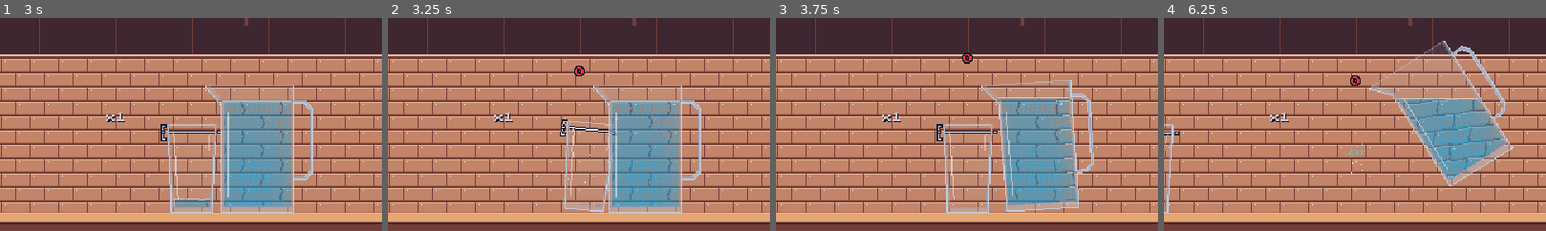
Above: before the commit, frames 1-4 (left to right).
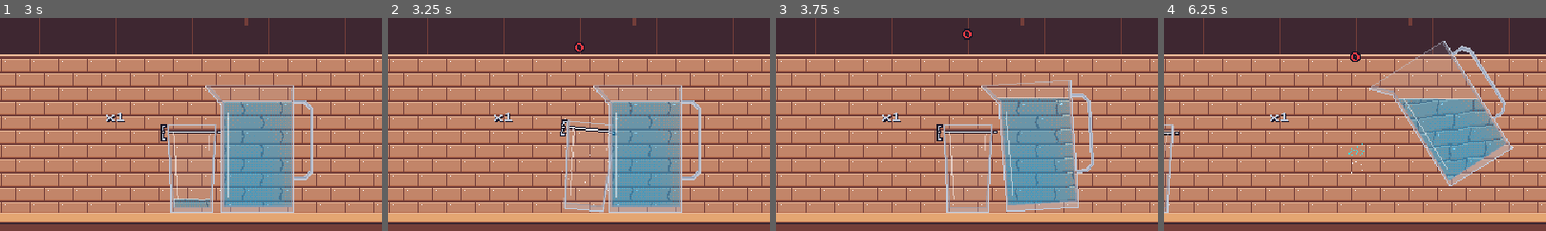
Above: after the commit, the same moments.

Repository: mihai-molnar/pour-game
Game: Godot game, scene res://main.tscn
The game is run twice, just before and just after one commit, with the same random seed, the same clock (stepped at 60 frames per second) and the same inputs.
Inputs:
- Up to frame 1 (3 s): tap Space at 0.77, 1.52 s; hold Down 1.28-2.03 s
- Up to frame 2 (3.25 s): tap Space at 3.02 s
- Up to frame 3 (3.75 s): hold Down from 3.53 s (still down)
- Up to frame 4 (6.25 s): tap Space at 3.77, 4.52, 6.02 s; release Down at 5.78 s
The pictures show only the part of the screen within x 15-65%, y 33-83%; the shares and areas given below are measured in that part.

Frame 1 is identical in both runs. In frame 2, 0.2% of the frame differs, in the area x 48-52%, y 11-28%; in frame 3, 0.2%, in the area x 48-52%, y 4-22%; in frame 4, 0.2%.

Commit message:
tune: wine pour and autopilot release from the sweep; fixes found while tuning
wine.tres: stream_speed_k 5 → 3, pour_tilt_speed_deg 15 → 5,
max_flow 1500 → 1000 (the bottle's accumulated excess shot the jet past
the glass; near the line the fill now moves 12.1 %/0.2 s, water 9.8),
pourer_glass_color alpha 0.35 → 0.2 (wine in the bottle read brown).
Full-bottle nearest-line row: 2.00 s, -3.7 %, after_release 15.6 %,
settle 0.88 s, no spill (water: 3.00 s).

Autopilot release_at wine 0.86 (the plan's formula double-counted liquid
in the air and gave 0.71, which underfilled to MISS).

Fixes: Pourer.reset() returns the pourer home (a reset mid-arrival left a
replaced bottle off-screen, so sweep rows poured onto the counter);
bubbles pop at the wall where a bowl narrows toward the rim (they escaped
the wine glass); --sweep's spilled column is per row; check_bubbles seeds
its visual randomness. Cork drawn BROWN (CLAY matched the brick wall);
POPUP_POS moved up 20 px to clear the held bottle's neck.

Co-Authored-By: Claude Opus 5.5 <noreply@anthropic.com>

Diff:
--- a/autopilot.gd
+++ b/autopilot.gd
@@ -6,7 +6,7 @@
 
 ## Release DOWN when this share of the target is in the glass or the air, per
 ## drink id — the lower the line, the bigger the overshoot's share of the target.
-var release_at := {&"water": 0.86, &"wine": 0.75}
+var release_at := {&"water": 0.86, &"wine": 0.86}
 var _released := false
 
 
--- a/drinks/wine.tres
+++ b/drinks/wine.tres
@@ -16,12 +16,13 @@
 good_coins_min = 3
 pourer_interior = PackedVector2Array(0, 0, 6, 0, 6, 24, 23, 38, 23, 148, -17, 148, -17, 38, 0, 24)
 pourer_outer = PackedVector2Array(-2, -1, 8, -1, 8, 23, 25, 37, 25, 151, -19, 151, -19, 37, -2, 23)
-pourer_glass_color = Color(0.14902, 0.360784, 0.258824, 0.35)
+pourer_glass_color = Color(0.14902, 0.360784, 0.258824, 0.2)
 spout_dir = Vector2(0, -1)
 pourer_offset = Vector2(12, -116)
 pourer_rest_deg = 55.0
 refill_style = 1
 max_tilt_deg = 100.0
 rest_bounce = 0.1
-pour_tilt_speed_deg = 15.0
-max_flow = 1500.0
+pour_tilt_speed_deg = 5.0
+max_flow = 1000.0
+stream_speed_k = 3.0
--- a/effects.gd
+++ b/effects.gd
@@ -41,7 +41,7 @@
 
 ## A popped cork flying off along `velocity`, plus a little spray of `spray` drops.
 func cork(at: Vector2, velocity: Vector2, spray: Color) -> void:
-	_add(at, velocity, 2.0, Vector2(4, 3), Palette.CLAY, GRAVITY)
+	_add(at, velocity, 2.0, Vector2(4, 3), Palette.BROWN, GRAVITY)
 	for i in 4:
 		_add(at, velocity.rotated(randf_range(-0.6, 0.6)) * randf_range(0.3, 0.6), 0.4, Vector2.ONE, spray, GRAVITY)
 
--- a/glass.gd
+++ b/glass.gd
@@ -337,7 +337,8 @@
 		if _inside(wobbled, b.y):
 			b.x = wobbled
 		var c := clampi(floori(b.x) - _x0, 0, n - 1)
-		if volume < 0.5 or b.y <= _surface_local(c) + 1.0:
+		# It pops at the surface, or at the wall where a bowl narrows toward the rim.
+		if volume < 0.5 or b.y <= maxf(_surface_local(c), float(_col_top[c])) + 1.0:
 			_bubbles.remove_at(i)
 		else:
 			_bubbles[i] = b
--- a/main.gd
+++ b/main.gd
@@ -23,7 +23,7 @@
 const LAST_CALL_IDLE := 3.0
 ## A glass counts as touched once it holds this share of its capacity; less can't be served.
 const ACTIVE_SHARE := 0.01
-const POPUP_POS := Vector2(256, 168)
+const POPUP_POS := Vector2(256, 148)
 const STREAK_POS := Vector2(184, 196)
 const AUTOPLAY_SUMMARY_WAIT := 1.5
 const HINT := "HOLD DOWN: POUR   SPACE: SERVE   F1: DEBUG"
@@ -334,6 +334,7 @@
 		var h := 0.6
 		while h <= 4.61:
 			stream.clear()
+			stream.spilled = 0.0  # per row: stream.clear() keeps the running total
 			glass.reset()
 			pourer.reset(fill)
 			var t := 0.0
--- a/pourer.gd
+++ b/pourer.gd
@@ -90,7 +90,8 @@
 	reset()
 
 
-## At its rest angle, still, not refilling or arriving, holding `fill` × full_volume.
+## At home and its rest angle, still, not refilling or arriving, holding
+## `fill` × full_volume.
 func reset(fill := 1.0) -> void:
 	tilt = 0.0
 	tilt_vel = 0.0
@@ -103,6 +104,7 @@
 	corked = false
 	_refill_t = -1.0
 	_arrive_t = -1.0
+	position = home
 	rotation = -_rest()
 	_apply_lean(0.0)
 	_update_surface()
@@ -400,5 +402,5 @@
 	ci.draw_rect(Rect2(lip.floor(), Vector2.ONE), Palette.WHITE)
 	if corked:
 		var m := _mouth()
-		ci.draw_rect(Rect2(m.x + 1.0, -3.0, m.y - 2.0, 5.0), Palette.CLAY)
+		ci.draw_rect(Rect2(m.x + 1.0, -3.0, m.y - 2.0, 5.0), Palette.BROWN)
 		ci.draw_rect(Rect2(m.x + 1.0, -3.0, m.y - 2.0, 1.0), Palette.TAN)
--- a/tools/checks/check_bubbles.gd
+++ b/tools/checks/check_bubbles.gd
@@ -11,6 +11,7 @@
 	var checked := 0
 	var bad := 0
 	var worst := ""
+	seed(2)  # bubbles are visual randomness; a fixed seed makes a failure repeatable
 	for d: DrinkDef in [GameState.WATER, GameState.ROUND_UNLOCKS[2]]:
 		glass.setup(d)
 		glass.place(Main.GLASS_POS)
--- a/tools/checks/check_pourer.gd
+++ b/tools/checks/check_pourer.gd
@@ -85,6 +85,10 @@
 		expect(_events.landed[0].is_equal_approx(home + Vector2(11, 105)), "...at the pitcher's leading bottom corner (%s)" % _events.landed[0])
 	pourer.step(DT, true)
 	expect(pourer.tilt > 0.0, "once it has arrived, DOWN tilts it")
+	pourer.arrive(water, home)
+	pourer.step(DT, false)
+	pourer.reset()
+	expect(pourer.position == home and not pourer.is_busy(), "reset() mid-arrival puts it back home, ready (%s)" % pourer.position)
 
 
 func _check_wine(pourer: Pourer, glass: Glass, wine: DrinkDef) -> void:
--- a/tools/checks/check_round.gd
+++ b/tools/checks/check_round.gd
@@ -353,3 +353,8 @@
 	expect(main.phase == Main.Phase.SUMMARY, "the mixed round reaches SUMMARY")
 	expect(main.results.size() >= 4, "the autopilot serves at least 4 glasses in a mixed round (%d)" % main.results.size())
 	expect(count.has(&"wine") and count.has(&"water"), "round 2 serves both drinks (%s)" % count)
+	var good := 0
+	for r in main.results:
+		if r.band == Scoring.PERFECT or r.band == Scoring.GOOD:
+			good += 1
+	expect(good * 2 >= main.results.size(), "the autopilot lands most glasses GOOD or better (%d of %d)" % [good, main.results.size()])
